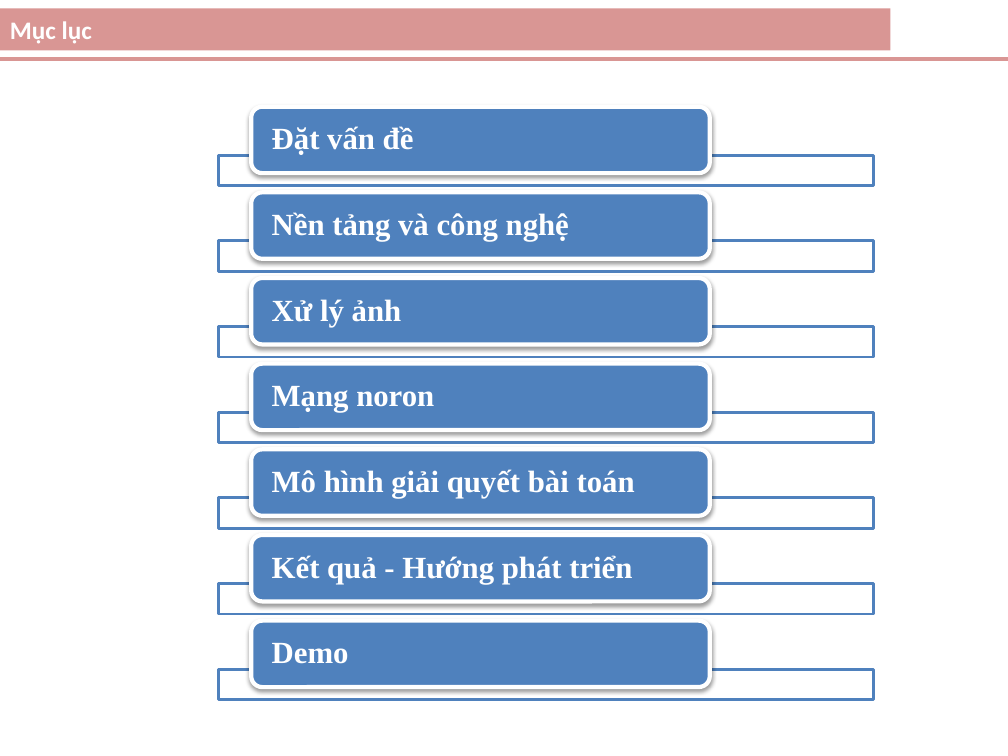
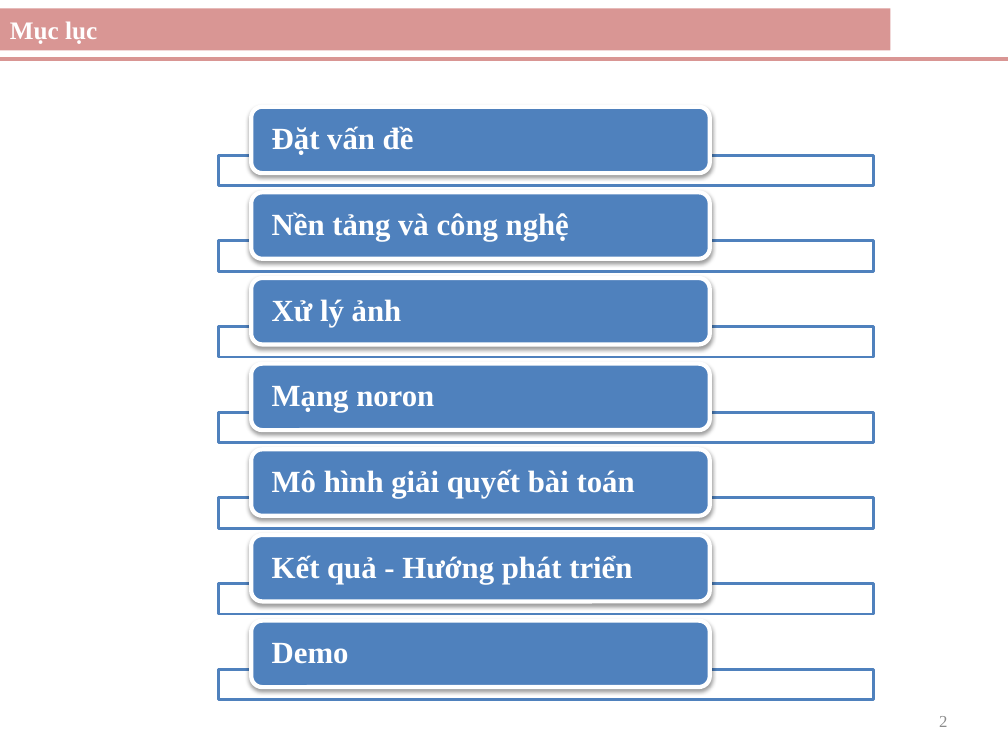
Before and after one commit to vniu/sign-traffic-recognition, a slide deck: slide 2 of doc/LuanVan.pptx. Drawn at 1008x756 pixels with LibreOffice and Linux fonts; fonts in the diff are those of the drawing. Boxes give left, top, right and bottom in pixels: in the first picture for what was removed or moved away, otherwise in the second. Text is boxed around its words. In the diff, an @@ line names an element or a change of style, - is before the commit and + after.

```diff
--- a/doc/LuanVan.pptx
+++ b/doc/LuanVan.pptx
@@ rectangle "Mục lục" at <box>0,8,890,50</box>: font Calibri to Times New Roman @@
@@ page number added at <box>939,716,947,727</box>, 12 pt, text #8C8C8C @@
+2
```
Also in this commit, not shown: 14 other slides changed, 4 slides added, 1 other file.
